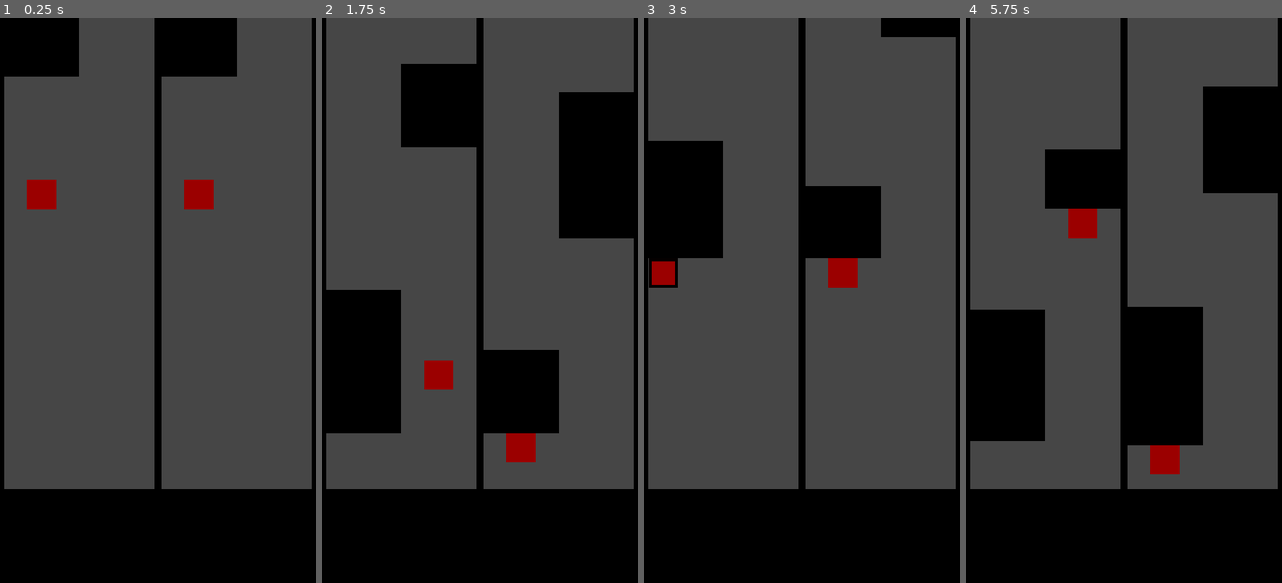
Above: before the commit, frames 1-4 (left to right).
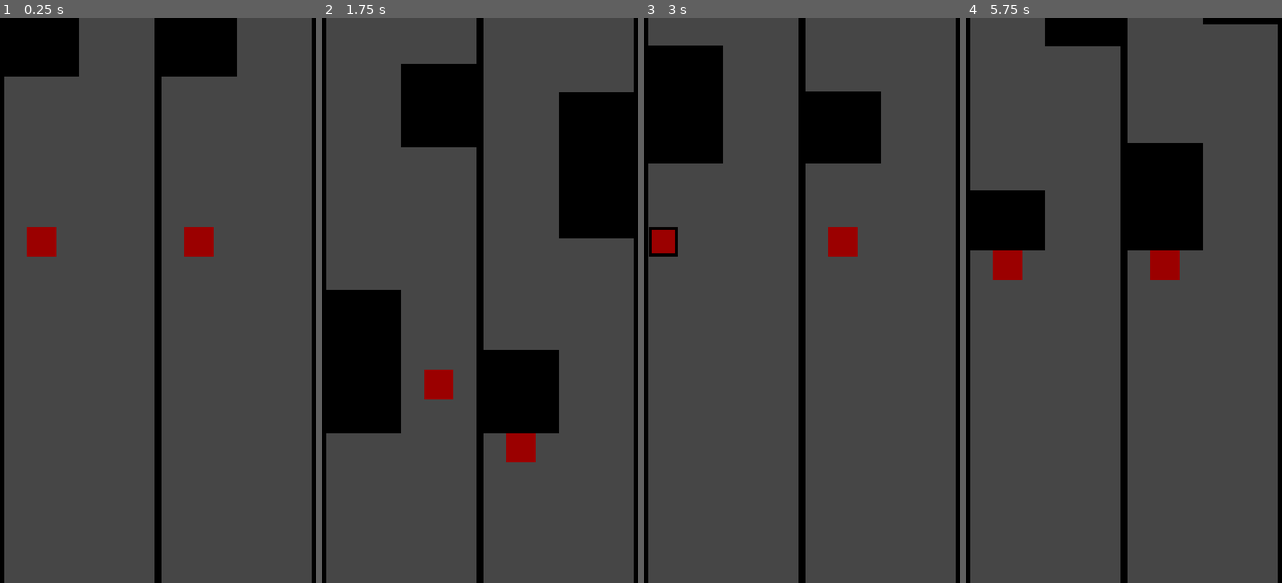
Above: after the commit, the same moments.

Repository: marzecdawid/Game1
Game: Godot game, scene res://Main.tscn
The game is run twice, just before and just after one commit, with the same random seed, the same clock (stepped at 60 frames per second) and the same inputs.
Inputs (mouse positions are in pixels of both pictures, inside the frame that each line leads up to):
- Up to frame 1 (0.25 s): no input
- Up to frame 2 (1.75 s): move the mouse to (549, 272) at 0.52 s; hold Up (ui_up) 0.53-1.25 s; click (549, 272) at 0.67 s; drag from (416, 328) to (464, 413) at 1.27 s
- Up to frame 3 (3 s): move the mouse to (833, 176) at 2.02 s; hold Up (ui_up) 2.03-2.75 s; drag from (786, 413) to (707, 215) at 2.77 s
- Up to frame 4 (5.75 s): move the mouse to (1218, 385) at 3.52 s; drag from (1029, 215) to (1076, 159) at 4.27 s; move the mouse to (1139, 300) at 5.02 s; click (1139, 300) at 5.17 s

The runs differ from the first frame. In frame 1, 18% of the frame differs, in the area x 1-99%, y 28-100%; in frame 2, 16%; in frame 3, 31%; in frame 4, 45%, in the area x 1-99%, y 0-100%.

Commit message:
Added 'boost'
Boost is available after passing 10 blocks without hitting a wall

Diff:
--- a/Block.gd
+++ b/Block.gd
@@ -1,5 +1,6 @@
 extends Node2D
 
+const WIDTH = 256.0
 
 var _length: float setget set_length, get_length
 var rect: Rect2
@@ -16,7 +17,7 @@
 func set_length(new_lenght: float):
 	_length = new_lenght
 	$Body/CollisionShape2D.shape = RectangleShape2D.new() # needed because shape is a separate object and changing shape.extents in one object would change it in others
-	$Body/CollisionShape2D.shape.extents = Vector2(128, _length / 2)
+	$Body/CollisionShape2D.shape.extents = Vector2(WIDTH / 2, _length / 2)
 	$Sprite/ColorRect.rect_size.y = _length
 	$Sprite/ColorRect.rect_position.y = -_length / 2
 
--- a/Block.tscn
+++ b/Block.tscn
@@ -25,6 +25,7 @@
 
 [node name="Body" type="KinematicBody2D" parent="."]
 collision_layer = 2
+collision/safe_margin = 0.001
 
 [node name="CollisionShape2D" type="CollisionShape2D" parent="Body"]
 shape = SubResource( 1 )
--- a/GameSegment.gd
+++ b/GameSegment.gd
@@ -1,13 +1,13 @@
 extends Node2D
 
-
 export (PackedScene) var Block
 
 signal game_over
 
-export var input := {"left": "", "right": ""}
-
-var size = Vector2(512.0, 1600.0)
+export var input := {"left": "", "right": "", "up": ""}
+export var number_of_blocks_for_boost := 10
+
+var size = Vector2(512.0, 1920.0)
 var lane_pos_x := [0.0, 0.0]
 var player_spawn_pos: Vector2
 var neutral_pos = size.y / 2 - 200
@@ -22,10 +22,12 @@
 export var block_speed_max := 1500.0
 export var block_speed_inc := 0.01
 var block_speed := 0.0
+var distance_to_correct := 0.0
 
 export var bot_enabled := false
-var player_passed_block := true
-
+var player_passed_block := true #for the bot
+
+var touch_area : Rect2 # Global position
 var touch_index := -1
 
 func _enter_tree():
@@ -35,7 +37,8 @@
 	reset()
 
 func _input(event):
-	touch_input(event)
+	if !$Player.get_flag("changing_lane"):
+		touch_input(event)
 
 
 func _physics_process(delta: float):
@@ -51,16 +54,24 @@
 		move_player_up(delta)
 
 		# Fixes the problem with collision detection when two objects move to each other in the same frame using move_and_collide
-		collision_fix()
+		if !$Player.get_flag("using_boost"):
+			collision_fix()
 
 		if bot_enabled and !$Player.get_flag("changing_lane"):
 			dumb_bot()
 
-		if !$Player.get_flag("changing_lane"):
-			player_input()
+		player_input()
+
+		if $Player.get_flag("using_boost"):
+			use_boost(delta)
 
 		if $Player.get_flag("changing_lane"):
 			player_lane_changing(delta)
+
+		update_boost_info()
+
+		# Moves everything down, when player gets to far by using boost
+		move_everything()
 
 		difficulty_scaling(delta)
 
@@ -104,7 +115,7 @@
 # Move player up if is below 'neutral_pos'
 # and if is not being pushed by a block
 func move_player_up(delta: float):
-	if not $Player.get_flag("being_pushed") && $Player.get_position().y > neutral_pos:
+	if !$Player.get_flag("being_pushed") && !$Player.get_flag("using_boost") && $Player.get_position().y > neutral_pos:
 		# speed is lower the closer the player is to the neutral_pos
 		$Player.speed.y = lerp(10.0, $Player.speed_y_max, ($Player/Body.position.y - neutral_pos) / (size.y - neutral_pos))
 		$Player/Body.move_and_collide(Vector2(0.0, -1.0) * $Player.speed.y * delta)
@@ -114,13 +125,17 @@
 
 
 func player_input():
-	if Input.is_action_just_pressed(input.left):
-		$Player.set_direction(-1) #includes setting changing_lane flag
-	elif Input.is_action_just_pressed(input.right):
-		$Player.set_direction(1)
+	if !$Player.get_flag("changing_lane") and !$Player.get_flag("using_boost"):
+		if $Player.boost_available and Input.is_action_just_pressed(input.up):
+			$Player.set_flag("using_boost", true)
+		elif Input.is_action_just_pressed(input.left):
+			$Player.set_direction(-1) #includes setting changing_lane flag
+		elif Input.is_action_just_pressed(input.right):
+			$Player.set_direction(1)
 
 
 # Fixes the problem with collision detection when two objects move to each other in the same frame using move_and_collide
+# and at the same time a workaround for a bug #36432
 func collision_fix():
 	$Player.update_rect()
 	for i in block.size():
@@ -158,7 +173,9 @@
 		$Player/Body.position += -collision.remainder
 		$Player.set_direction(-$Player.get_direction())
 
-		player_passed_block = true
+		$Player.number_of_blocks_passed = 0
+
+		player_passed_block = true # for bot
 
 	# Check if player is moving to other lane, not a wall, and stop player when reach correct pos
 	var pt_lane :int = $Player.target_lane
@@ -176,6 +193,56 @@
 			$Player.set_flag("slowed", false)
 			$Player/Sprite/Sprite.modulate = Color(1, 1, 1, 0) # temporary here
 
+			$Player.update_ray_to_block()
+
+
+func use_boost(delta: float):
+	$Player.number_of_blocks_passed = 0
+	$Player/Body/CollisionShape2D.disabled = true
+
+	$Player/Body.position.y -= $Player.speed_boost * delta
+	$Player.update_rect()
+	var btmp = false
+	for i in block.size():
+		if block[i] != null:
+			block[i].update_rect()
+			if block[i].rect.intersects($Player.rect):
+				$Player.intersecting = true
+				btmp = true
+	if $Player.intersecting and !btmp:
+		$Player.intersecting = false
+		$Player.set_flag("using_boost", false)
+		$Player/Body/CollisionShape2D.disabled = false
+		$Player.boost_available = false
+
+	if $Player.get_position().y < neutral_pos:
+		distance_to_correct = neutral_pos - $Player.get_position().y
+
+
+func update_boost_info():
+	if !$Player.get_flag("using_boost"):
+		$Player/Body/RayToBlock.force_raycast_update()
+		if $Player/Body/RayToBlock.is_colliding():
+			if !$Player.block_passed:
+				$Player.number_of_blocks_passed += 1
+				#print($Player.number_of_blocks_passed)
+				$Player.block_passed = true
+		else:
+			if $Player.block_passed:
+				$Player.block_passed = false
+		if $Player.number_of_blocks_passed >= number_of_blocks_for_boost:
+			$Player.boost_available = true
+
+
+func move_everything():
+	if distance_to_correct > 0.0:
+		for i in block.size():
+			if block[i] != null:
+				block[i].get_node("Body").position.y += distance_to_correct
+
+		$Player/Body.position.y += distance_to_correct
+		distance_to_correct = 0.0
+
 
 func difficulty_scaling(delta: float):
 	# Block speed
@@ -198,12 +265,10 @@
 func touch_input(event):
 	if event is InputEventScreenTouch:
 		# Checks if starting position of the touch is on correct side of the screen and save the index of touch
-		if event.pressed and event.position.x > self.global_position.x and event.position.x < self.global_position.x + size.x and \
-				event.position.y > self.global_position.y and event.position.y < self.global_position.y + size.y:
+		if event.pressed and touch_area.has_point(event.position):
 			touch_index = event.index
 		if !event.pressed and event.index == touch_index:
 			touch_index = -1
-
 	if event is InputEventScreenDrag and event.index == touch_index:
 		if event.relative.x > 0:
 			Input.action_press(input.right)
@@ -231,17 +296,20 @@
 	block = []
 
 	block_speed = block_speed_min
-	$Player.speed.x = $Player.speed_x_fast
-	$Player.set_flag("slowed", false)
-	$Player/Sprite/Sprite.modulate = Color(1, 1, 1, 0) # temporary here
-
-	# Move player to start pos
+
 	spawn_path = 0
-	$Player.target_lane = 0
-	$Player.set_direction(0)
 	$Player.set_position(player_spawn_pos)
+	$Player.reset()
+
+	update_touch_area()
 
 	player_passed_block = true
+
+
+func update_touch_area():
+	touch_area.position = self.global_position
+	touch_area.size = self.size
+	touch_area.size.y = 5000.0 # TODO
 
 
 # Very simple bot based on casting a ray with small random offset and checking if doesn't hit a block
--- a/GameSegment.tscn
+++ b/GameSegment.tscn
@@ -16,20 +16,23 @@
 Block = ExtResource( 1 )
 input = {
 "left": "rightsegment_left",
-"right": "rightsegment_right"
+"right": "rightsegment_right",
+"up": "rightsegment_up"
 }
 
 [node name="Background" type="Sprite" parent="."]
+centered = false
 
 [node name="ColorRect" type="ColorRect" parent="Background"]
 margin_right = 512.0
-margin_bottom = 1600.0
+margin_bottom = 1920.0
 color = Color( 0.278431, 0.278431, 0.278431, 1 )
 __meta__ = {
 "_edit_use_anchors_": false
 }
 
 [node name="Player" parent="." instance=ExtResource( 2 )]
+z_index = 1
 _size = Vector2( 100, 100 )
 
 [node name="LeftWall" type="StaticBody2D" parent="."]
--- a/Main.gd
+++ b/Main.gd
@@ -8,3 +8,15 @@
 func _on_game_over():
 	$LeftSegment.reset()
 	$RightSegment.reset()
+
+
+# TODOs:
+# - add some visual indicator when boost is ready
+# - add touch input for using boost
+# - make bot use boost
+# - make difficulty scaling based on distance, not time
+# - add score based on distance
+# - add simple input buffer; save last input for like 0.5s
+# - ?? maybe smooth out boost and the way other objects move when player gets to high,
+#		using Camera2D seems to be the best for that
+# - MAKE SOME ART!
--- a/Main.tscn
+++ b/Main.tscn
@@ -10,17 +10,20 @@
 position = Vector2( 16, 0 )
 input = {
 "left": "leftsegment_left",
-"right": "leftsegment_right"
+"right": "leftsegment_right",
+"up": "leftsegment_up"
 }
 
 [node name="RightSegment" parent="." instance=ExtResource( 1 )]
 position = Vector2( 552, 0 )
 input = {
 "left": "rightsegment_left",
-"right": "rightsegment_right"
+"right": "rightsegment_right",
+"up": "rightsegment_up"
 }
 
 [node name="ColorRect" type="ColorRect" parent="."]
+visible = false
 margin_top = 1600.0
 margin_right = 1080.0
 margin_bottom = 1920.0
--- a/Player.gd
+++ b/Player.gd
@@ -5,14 +5,20 @@
 export var speed_x_slow := 600.0
 export var speed_x_fast := 1200.0
 export var speed_y_max := 800.0
+export var speed_boost := 2000.0
 var speed := Vector2(speed_x_fast, 0.0)
 var _direction :int = 0 setget set_direction, get_direction
 var target_lane := 0# setget set_target_lane, get_target_lane
 var hit_pos := 0.0
+var block_passed := false
+var number_of_blocks_passed := 0
+var boost_available := false
+var intersecting := false # for boost
 
 var flag := {"being_pushed": false,
 		"changing_lane": false,
-		"slowed": false}
+		"slowed": false,
+		"using_boost": false}
 
 var rect: Rect2
 
@@ -23,6 +29,17 @@
 
 func _physics_process(delta):
 	$Sprite.position = $Body.position #TODO
+
+
+# for ray to check if player passed a block
+func update_ray_to_block():
+	var cast_dir: int
+	if target_lane == 0:
+		cast_dir = 1
+	elif target_lane == 1:
+		cast_dir = -1
+
+	$Body/RayToBlock.set_cast_to(Vector2(cast_dir * 300.0, 0))
 
 
 func set_flag(flag_name: String, value: bool):
@@ -57,7 +74,7 @@
 
 
 func get_top_pos() -> float:
-	return $Body.get_position().y - _size.y / 2
+	return $Body.position.y - _size.y / 2
 
 
 func set_direction(new_pos: int):
@@ -78,3 +95,16 @@
 			$Body.position.y - $Body/CollisionShape2D.shape.extents.y,
 			$Body/CollisionShape2D.shape.extents.x * 2,
 			$Body/CollisionShape2D.shape.extents.y * 2)
+
+
+func reset():
+	speed.x = speed_x_fast
+	set_flag("slowed", false)
+	$Sprite/Sprite.modulate = Color(1, 1, 1, 0) # temporary here
+	target_lane = 0
+	set_direction(0)
+	update_ray_to_block()
+	boost_available = false
+	number_of_blocks_passed = 0
+	intersecting = false
+	$Body/CollisionShape2D.disabled = false
--- a/Player.tscn
+++ b/Player.tscn
@@ -5,7 +5,7 @@
 [ext_resource path="res://player.png" type="Texture" id=3]
 
 [sub_resource type="RectangleShape2D" id=1]
-extents = Vector2( 100, 100 )
+extents = Vector2( 50, 50 )
 
 [node name="Player" type="Node2D"]
 script = ExtResource( 1 )
@@ -32,6 +32,7 @@
 
 [node name="Body" type="KinematicBody2D" parent="."]
 collision_mask = 6
+collision/safe_margin = 0.001
 
 [node name="CollisionShape2D" type="CollisionShape2D" parent="Body"]
 shape = SubResource( 1 )
@@ -39,3 +40,9 @@
 [node name="RayCast2D" type="RayCast2D" parent="Body"]
 cast_to = Vector2( -150, 0 )
 collision_mask = 2
+
+[node name="RayToBlock" type="RayCast2D" parent="Body"]
+position = Vector2( 0, 50 )
+enabled = true
+cast_to = Vector2( -300, 0 )
+collision_mask = 2
--- a/project.godot
+++ b/project.godot
@@ -52,6 +52,16 @@
 "events": [ Object(InputEventKey,"resource_local_to_scene":false,"resource_name":"","device":0,"alt":false,"shift":false,"control":false,"meta":false,"command":false,"pressed":false,"scancode":65,"unicode":0,"echo":false,"script":null)
  ]
 }
+rightsegment_up={
+"deadzone": 0.5,
+"events": [ Object(InputEventKey,"resource_local_to_scene":false,"resource_name":"","device":0,"alt":false,"shift":false,"control":false,"meta":false,"command":false,"pressed":false,"scancode":16777232,"unicode":0,"echo":false,"script":null)
+ ]
+}
+leftsegment_up={
+"deadzone": 0.5,
+"events": [ Object(InputEventKey,"resource_local_to_scene":false,"resource_name":"","device":0,"alt":false,"shift":false,"control":false,"meta":false,"command":false,"pressed":false,"scancode":87,"unicode":0,"echo":false,"script":null)
+ ]
+}
 
 [input_devices]
 
